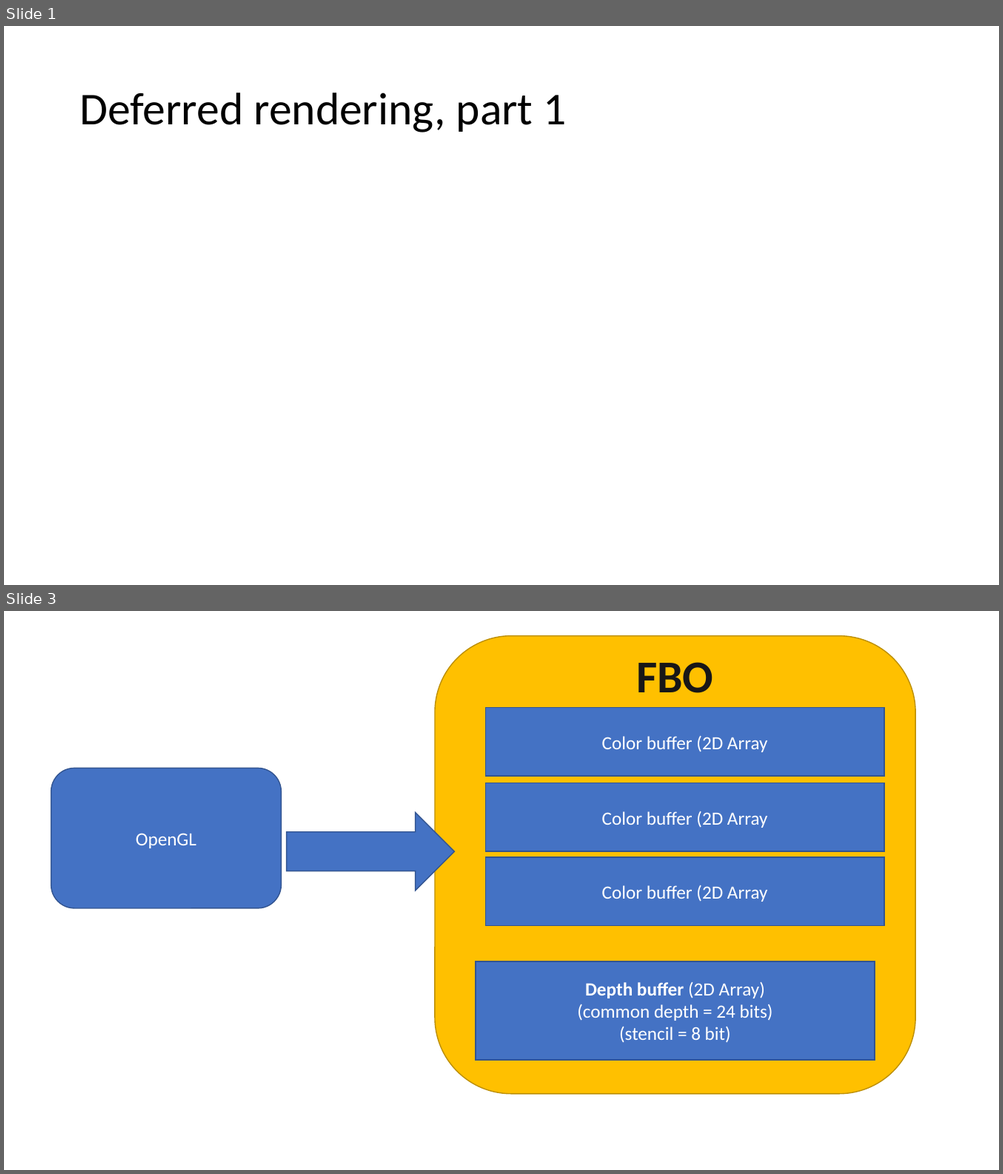
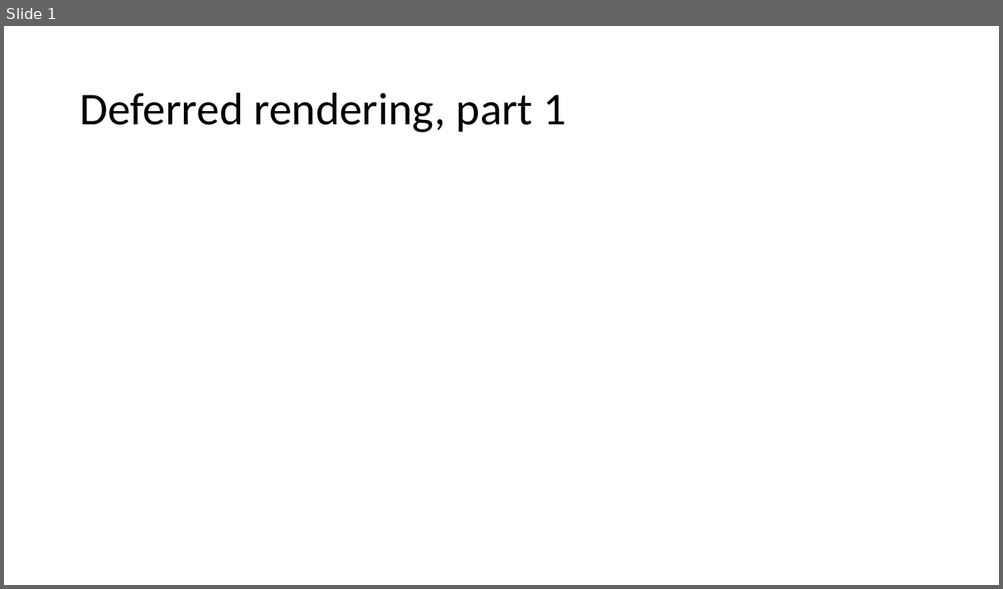
Before and after one commit to FeeneyCodes/GDP202324, a slide deck: 6020_Graph_2/D2D/Week_05 (2nd pass)/2nd pass effects.pptx. Shown one above the other, each under a label of ours: slides 1 and 3 before the commit, slide 1 after it; the slides between them are not shown. The pictures are 1003x1174 and 1003x589 pixels, drawn with LibreOffice and Linux fonts; fonts in the diff are those of the drawing. Boxes give left, top, right and bottom in pixels: in the first picture for what was removed or moved away, otherwise in the second. Text is boxed around its words. In the diff, an @@ line names an element or a change of style, - is before the commit and + after.

```diff
--- a/6020_Graph_2/D2D/Week_05 (2nd pass)/2nd pass effects.pptx
+++ b/6020_Graph_2/D2D/Week_05 (2nd pass)/2nd pass effects.pptx
@@ slide 3 removed at [4,611,999,1170], background #FFFFFF @@
@@ rounded rectangle removed at [435,635,915,1093] @@
-FBO
@@ rectangle removed at [485,708,885,777] @@
-Color buffer (2D Array
@@ rounded rectangle removed at [51,769,281,908] @@
-OpenGL
@@ rectangle removed at [485,783,885,852] @@
-Color buffer (2D Array
@@ right arrow removed at [287,812,455,891] @@
@@ rectangle removed at [485,857,885,925] @@
-Color buffer (2D Array
@@ rectangle removed at [475,962,875,1060] @@
-Depth buffer (2D Array)
-(common depth = 24 bits)
-(stencil = 8 bit)
```
Also in this commit, not shown: 5 slides added, 2 other slides removed, 4 other files.
